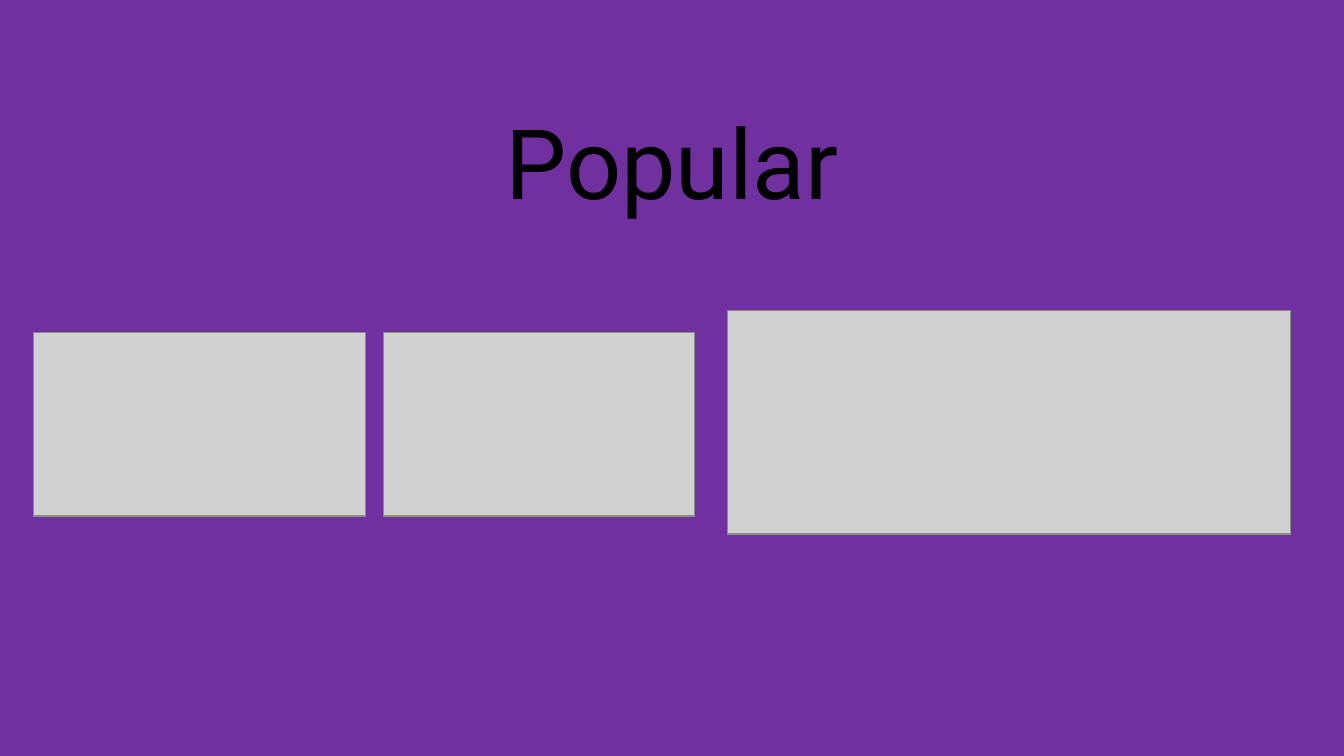
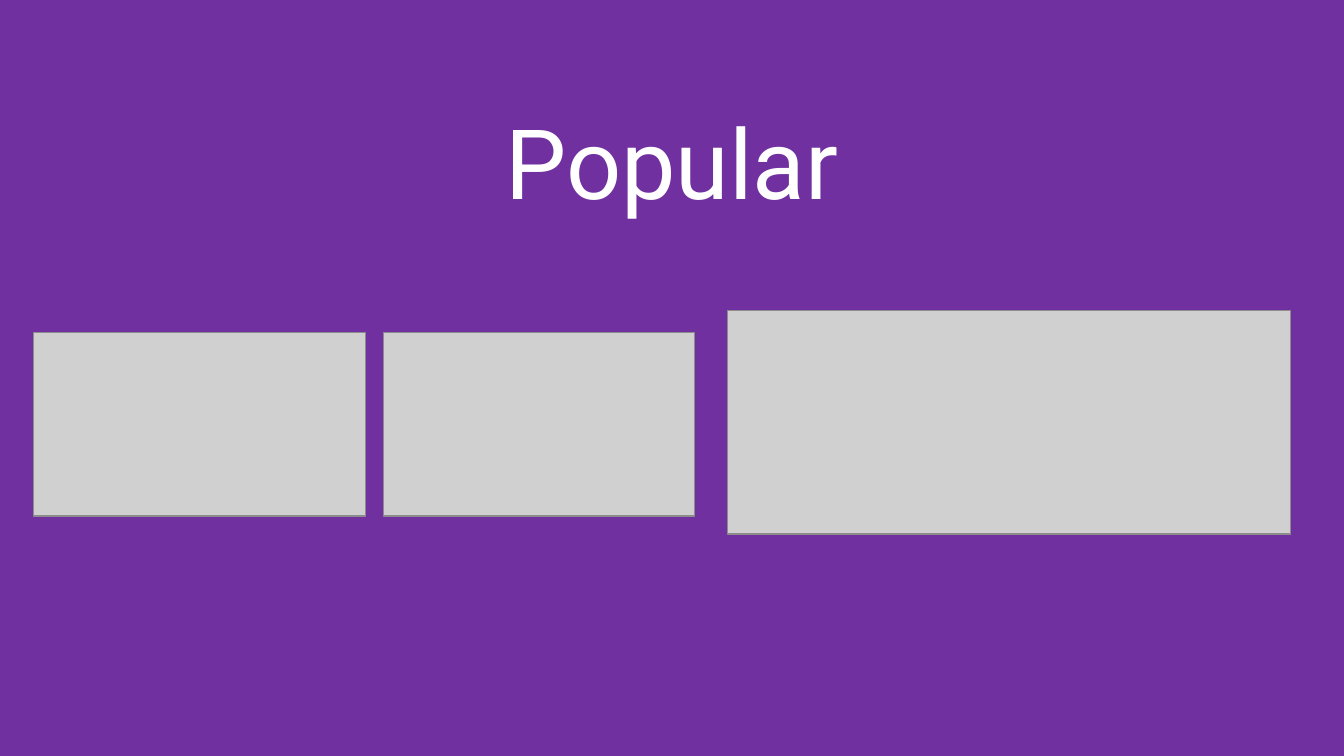
Before and after one commit to MukeshDubey1420/Front-End-Basics-Documents, a slide deck: slide 22 of Bootstrap.pptx. Drawn at 1344x756 pixels with LibreOffice and Linux fonts; fonts in the diff are those of the drawing; grey boxes stand for pictures. Boxes give left, top, right and bottom in pixels: in the first picture for what was removed or moved away, otherwise in the second. Text is boxed around its words. In the diff, an @@ line names an element or a change of style, - is before the commit and + after.

```diff
--- a/Bootstrap.pptx
+++ b/Bootstrap.pptx
@@ title "Popular" at (505, 126, 838, 219): text colour #000000 to #FFFFFF @@
```
Also in this commit, not shown: 6 other slides changed, 1 other file.
